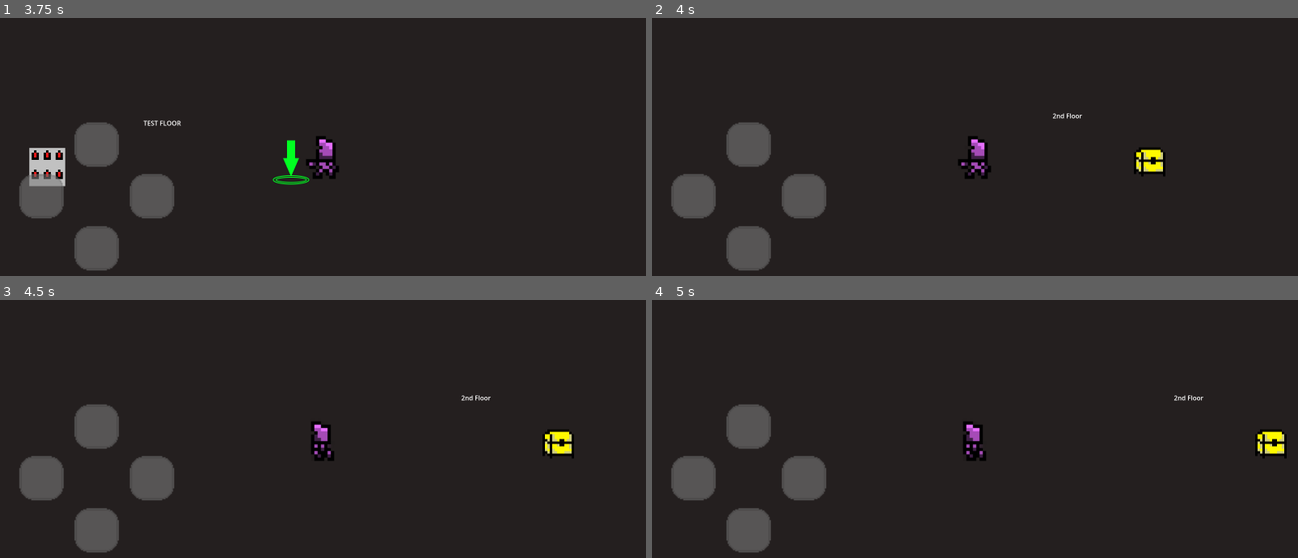
Above: before the commit, frames 1-4 (two rows, left to right).
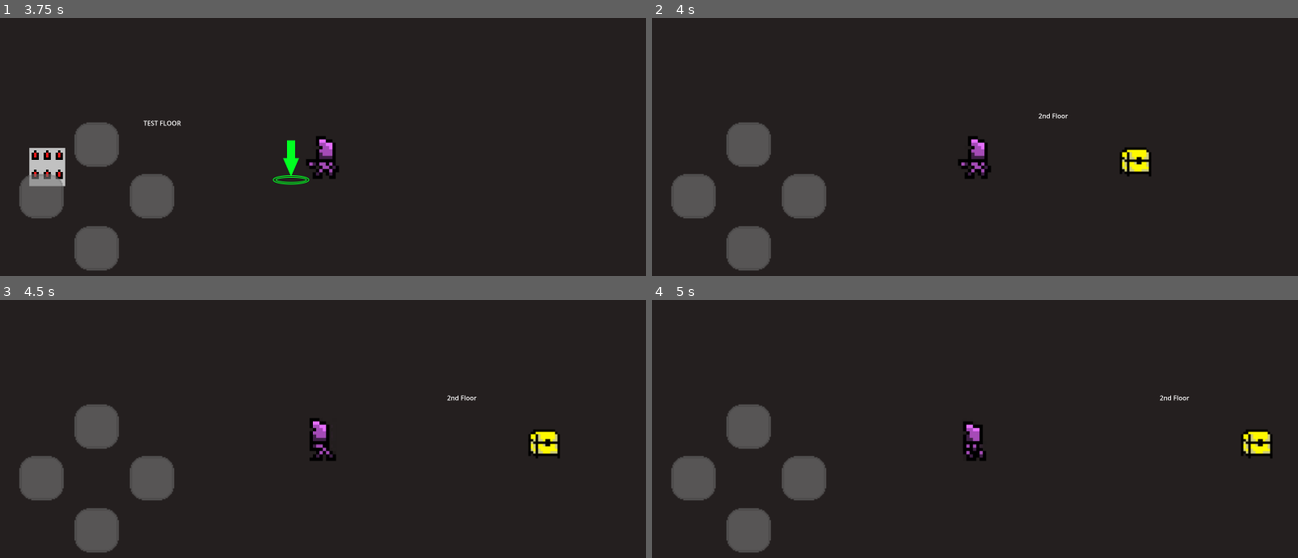
Above: after the commit, the same moments.

Repository: alain-cheng/MOBDEVE-MP
Game: Godot game, scene res://main.tscn
Two runs of this game, one before a commit and one after it. Both use one fixed random seed, a clock stepped at 60 frames per second and the inputs below.
Inputs:
- Up to frame 1 (3.75 s): tap Enter at 0.5 s; hold Right (ui_right) 0.53-1.28 s; hold Down (ui_down) 1.28-2.03 s; hold Right (ui_right) 2.03-2.78 s; hold Up (ui_up) 2.78-3.53 s; hold Left (ui_left) from 3.53 s (still down)
- Up to frame 2 (4 s): keep holding Left (ui_left)
- Up to frame 3 (4.5 s): keep holding Left (ui_left)
- Up to frame 4 (5 s): keep holding Left (ui_left)

Frame 1 is identical in both runs. In frame 2, 0.7% of the frame differs, in the area x 59-80%, y 36-62%; in frame 3, 0.9%, in the area x 47-89%, y 36-63%; in frame 4, 0.7%.

Commit message:
Change endpoint collider size

Diff:
--- a/app/src/main/assets/environment/interactive/end_point/End_Point.tscn
+++ b/app/src/main/assets/environment/interactive/end_point/End_Point.tscn
@@ -25,7 +25,7 @@
 }]
 
 [sub_resource type="RectangleShape2D" id="RectangleShape2D_1w6gq"]
-size = Vector2(76, 13)
+size = Vector2(6, 13)
 
 [sub_resource type="SpriteFrames" id="SpriteFrames_vn65a"]
 animations = [{
